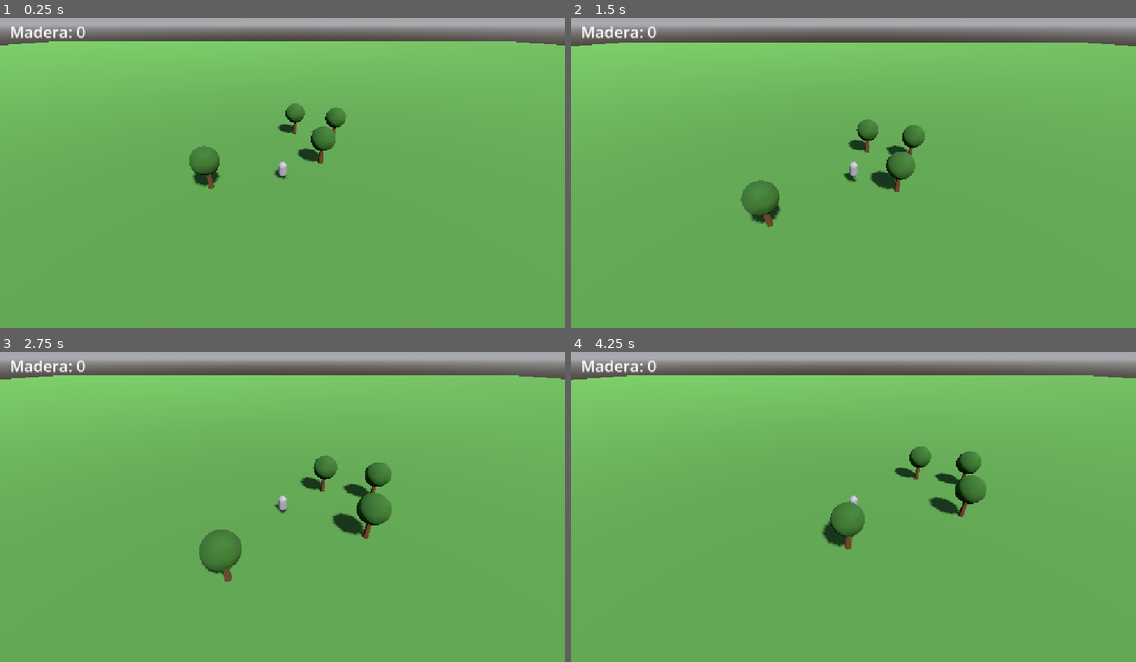
Above: before the commit, frames 1-4 (two rows, left to right).
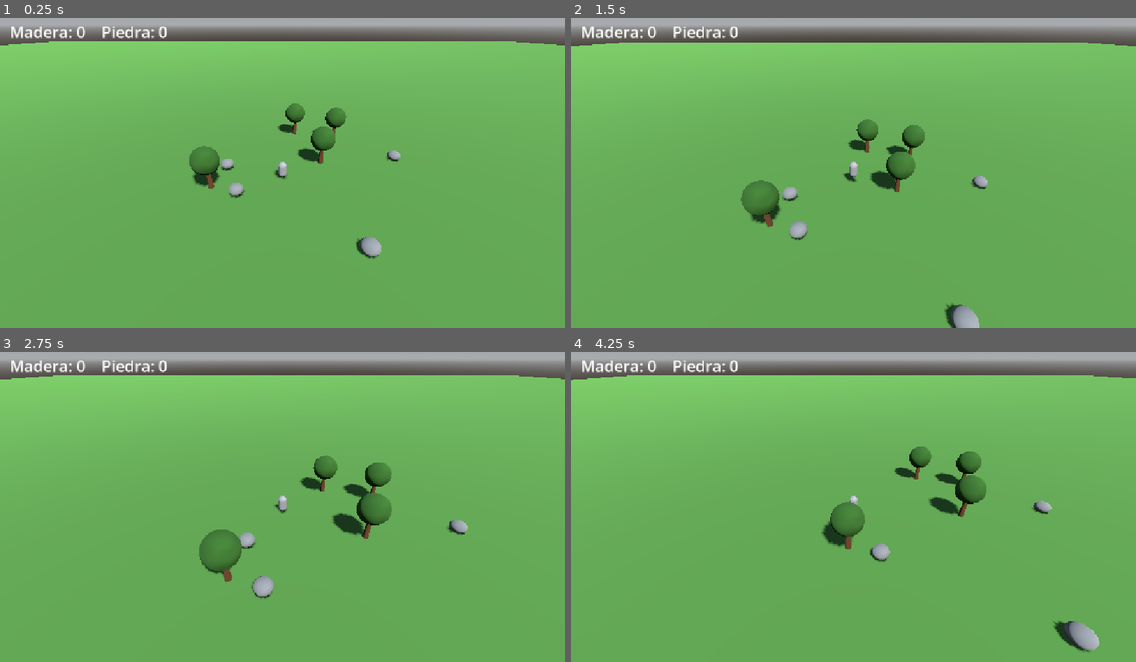
Above: after the commit, the same moments.

Repository: SergioC246/Wildborn
Game: Godot game, scene res://mundo.tscn
Two runs of this game, one before a commit and one after it. Both use one fixed random seed, a clock stepped at 60 frames per second and the inputs below.
Inputs:
- Up to frame 1 (0.25 s): no input
- Up to frame 2 (1.5 s): tap Enter at 0.5 s; hold W (mover_adelante) from 0.53 s (still down); tap B (construir) at 0.6 s; tap Space (saltar) at 0.77 s; tap E (interactuar) at 0.8, 1.35 s
- Up to frame 3 (2.75 s): tap Space (saltar) at 1.52 s; tap B (construir) at 1.55, 2.1 s; release W (mover_adelante) at 2.03 s; hold A (mover_izquierda) from 2.03 s (still down); tap E (interactuar) at 2.3 s
- Up to frame 4 (4.25 s): tap E (interactuar) at 2.85, 3.8 s; tap Space (saltar) at 3.02, 3.77 s; tap B (construir) at 3.05, 3.6 s; release A (mover_izquierda) at 3.53 s; hold S (mover_atras) from 3.53 s (still down)

The runs differ from the first frame. In frame 1, 0.7% of the frame differs, in the area x 18-71%, y 2-78%; in frame 2, 1.0%; in frame 3, 0.7%; in frame 4, 1.0%, in the area x 18-94%, y 2-97%.

Commit message:
Rocas y piedra con script generico recurso.gd, hoguera cuesta madera y piedra

Diff:
--- a/arbol.tscn
+++ b/arbol.tscn
@@ -1,6 +1,6 @@
 [gd_scene format=3 uid="uid://q5wxdp1tdkxq"]
 
-[ext_resource type="Script" uid="uid://b6n0x74fkwesr" path="res://arbol.gd" id="1_omjyp"]
+[ext_resource type="Script" uid="uid://qsfnbn7je72b" path="res://recurso.gd" id="1_omjyp"]
 
 [sub_resource type="StandardMaterial3D" id="StandardMaterial3D_40n1s"]
 albedo_color = Color(0.36078432, 0.22745098, 0.11764706, 1)
--- a/jugador.gd
+++ b/jugador.gd
@@ -2,11 +2,17 @@
 
 const SPEED = 5.0
 const JUMP_VELOCITY = 4.5
-const COSTE_HOGUERA = 5
+const COSTE_HOGUERA_MADERA = 5
+const COSTE_HOGUERA_PIEDRA = 3
 const ESCENA_HOGUERA = preload("res://hoguera.tscn")
 
 var madera = 0
+var piedra = 0
 @onready var contador_madera = $CanvasLayer/ContadorMadera
+
+
+func _ready() -> void:
+	actualizar_contador()
 
 
 func _process(_delta: float) -> void:
@@ -36,21 +42,25 @@
 	move_and_slide()
 
 
-func agregar_madera(cantidad: int) -> void:
-	madera += cantidad
+func agregar_recurso(tipo: String, cantidad: int) -> void:
+	if tipo == "madera":
+		madera += cantidad
+	elif tipo == "piedra":
+		piedra += cantidad
 	actualizar_contador()
 
 
 func actualizar_contador() -> void:
-	contador_madera.text = "Madera: " + str(madera)
+	contador_madera.text = "Madera: " + str(madera) + "    Piedra: " + str(piedra)
 
 
 func construir_hoguera() -> void:
-	if madera < COSTE_HOGUERA:
-		print("No tienes suficiente madera. Necesitas ", COSTE_HOGUERA)
+	if madera < COSTE_HOGUERA_MADERA or piedra < COSTE_HOGUERA_PIEDRA:
+		print("Necesitas ", COSTE_HOGUERA_MADERA, " de madera y ", COSTE_HOGUERA_PIEDRA, " de piedra")
 		return
 
-	madera -= COSTE_HOGUERA
+	madera -= COSTE_HOGUERA_MADERA
+	piedra -= COSTE_HOGUERA_PIEDRA
 	actualizar_contador()
 
 	var hoguera = ESCENA_HOGUERA.instantiate()
--- a/mundo.tscn
+++ b/mundo.tscn
@@ -2,6 +2,7 @@
 
 [ext_resource type="PackedScene" uid="uid://bt86jijflvhij" path="res://jugador.tscn" id="1_6ba58"]
 [ext_resource type="PackedScene" uid="uid://q5wxdp1tdkxq" path="res://arbol.tscn" id="2_lgngo"]
+[ext_resource type="PackedScene" uid="uid://bhddpswqiqe3d" path="res://roca.tscn" id="3_fw4w5"]
 
 [sub_resource type="ProceduralSkyMaterial" id="ProceduralSkyMaterial_xwo6f"]
 sky_horizon_color = Color(0.66224277, 0.6717428, 0.6867428, 1)
@@ -58,3 +59,15 @@
 
 [node name="Arbol4" parent="." unique_id=1862821018 instance=ExtResource("2_lgngo")]
 transform = Transform3D(1, 0, 0, 0, 1, 0, 0, 0, 1, 2, 0, -12)
+
+[node name="Roca" parent="." unique_id=1610170065 instance=ExtResource("3_fw4w5")]
+transform = Transform3D(1, 0, 0, 0, 1, 0, 0, 0, 1, -5, 0, 3)
+
+[node name="Roca2" parent="." unique_id=494164692 instance=ExtResource("3_fw4w5")]
+transform = Transform3D(1, 0, 0, 0, 1, 0, 0, 0, 1, -7, 0, -2)
+
+[node name="Roca3" parent="." unique_id=1213978348 instance=ExtResource("3_fw4w5")]
+transform = Transform3D(1, 0, 0, 0, 1, 0, 0, 0, 1, 7, 0, 10)
+
+[node name="Roca4" parent="." unique_id=1097749304 instance=ExtResource("3_fw4w5")]
+transform = Transform3D(1, 0, 0, 0, 1, 0, 0, 0, 1, 15, 0, -4)
--- a/arbol.gd
+++ b/recurso.gd
@@ -1,11 +1,16 @@
 extends StaticBody3D
 
+@export var tipo_recurso: String = "madera"
+@export var cantidad: int = 3
+@export var golpes_necesarios: int = 3
+
+var golpes_restantes: int
 var jugador_cerca = false
-var golpes_restantes = 3
 var jugador = null
 
 
 func _ready() -> void:
+	golpes_restantes = golpes_necesarios
 	$ZonaInteraccion.body_entered.connect(_on_body_entered)
 	$ZonaInteraccion.body_exited.connect(_on_body_exited)
 
@@ -17,15 +22,15 @@
 
 func recibir_golpe() -> void:
 	golpes_restantes -= 1
-	print("¡Hachazo! Golpes restantes: ", golpes_restantes)
+	print("¡Golpe! Golpes restantes: ", golpes_restantes)
 	if golpes_restantes <= 0:
-		talar()
+		recolectar()
 
 
-func talar() -> void:
-	print("¡El árbol ha caído!")
+func recolectar() -> void:
+	print("Has conseguido ", cantidad, " de ", tipo_recurso)
 	if jugador:
-		jugador.agregar_madera(3)
+		jugador.agregar_recurso(tipo_recurso, cantidad)
 	queue_free()
 
 
@@ -33,10 +38,8 @@
 	if body.name == "Jugador":
 		jugador_cerca = true
 		jugador = body
-		print("El jugador está cerca del árbol")
 
 
 func _on_body_exited(body: Node3D) -> void:
 	if body.name == "Jugador":
 		jugador_cerca = false
-		print("El jugador se ha alejado del árbol")
--- /dev/null
+++ b/roca.tscn
@@ -0,0 +1,38 @@
+[gd_scene format=3 uid="uid://bhddpswqiqe3d"]
+
+[ext_resource type="Script" uid="uid://qsfnbn7je72b" path="res://recurso.gd" id="1_0kcik"]
+
+[sub_resource type="StandardMaterial3D" id="StandardMaterial3D_oxalo"]
+albedo_color = Color(0.47843137, 0.47843137, 0.47843137, 1)
+
+[sub_resource type="SphereMesh" id="SphereMesh_wddc5"]
+material = SubResource("StandardMaterial3D_oxalo")
+radius = 0.8
+height = 1.2
+
+[sub_resource type="CylinderShape3D" id="CylinderShape3D_wddc5"]
+height = 1.2
+radius = 0.8
+
+[sub_resource type="CylinderShape3D" id="CylinderShape3D_40n1s"]
+radius = 1.5
+
+[node name="Roca" type="StaticBody3D" unique_id=2080985871]
+script = ExtResource("1_0kcik")
+tipo_recurso = "piedra"
+cantidad = 2
+golpes_necesarios = 4
+
+[node name="Piedra" type="MeshInstance3D" parent="." unique_id=1584736784]
+transform = Transform3D(1, 0, 0, 0, 1, 0, 0, 0, 1, 0, 0.5, 0)
+mesh = SubResource("SphereMesh_wddc5")
+
+[node name="CollisionShape3D" type="CollisionShape3D" parent="." unique_id=1309103122]
+transform = Transform3D(1, 0, 0, 0, 1, 0, 0, 0, 1, 0, 0.6, 0)
+shape = SubResource("CylinderShape3D_wddc5")
+
+[node name="ZonaInteraccion" type="Area3D" parent="." unique_id=242894854]
+
+[node name="CollisionShape3D" type="CollisionShape3D" parent="ZonaInteraccion" unique_id=1208924148]
+transform = Transform3D(1, 0, 0, 0, 1, 0, 0, 0, 1, 0, 1, 0)
+shape = SubResource("CylinderShape3D_40n1s")
Not shown, removed: arbol.gd.uid
Not shown, added: recurso.gd.uid
